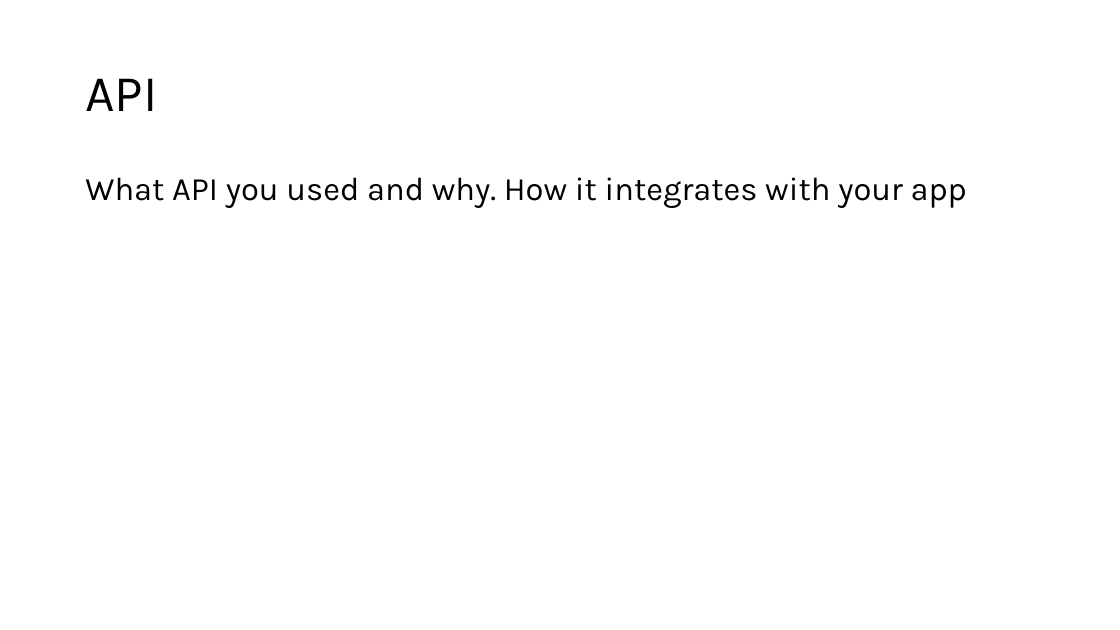
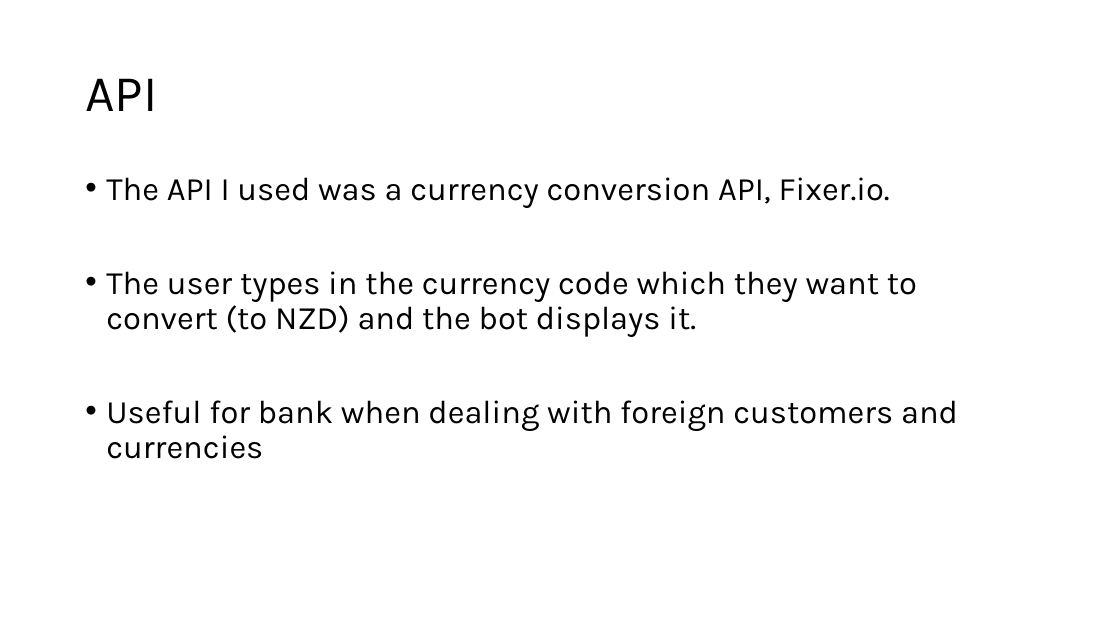
Before and after one commit to Hotanya/ContosoBot, a slide deck: slide 5 of MSA Assessment Deck.pptx (slide 6 before the commit). Drawn at 1120x630 pixels with LibreOffice and Linux fonts; fonts in the diff are those of the drawing; background and template pictures are left out. Boxes give left, top, right and bottom in pixels: in the first picture for what was removed or moved away, otherwise in the second. Text is boxed around its words. In the diff, an @@ line names an element or a change of style, - is before the commit and + after.

```diff
--- a/MSA Assessment Deck.pptx
+++ b/MSA Assessment Deck.pptx
@@ text at (106,177,958,459): text changed @@
-What API you used and why. How it integrates with your app
+• The API I used was a currency conversion API, Fixer.io.
+• The user types in the currency code which they want to convert (to NZD) and the bot displays it.
+• Useful for bank when dealing with foreign customers and currencies
```
Also in this commit, not shown: 6 other slides changed, 2 slides added, 3 slides removed, 1 other file.
